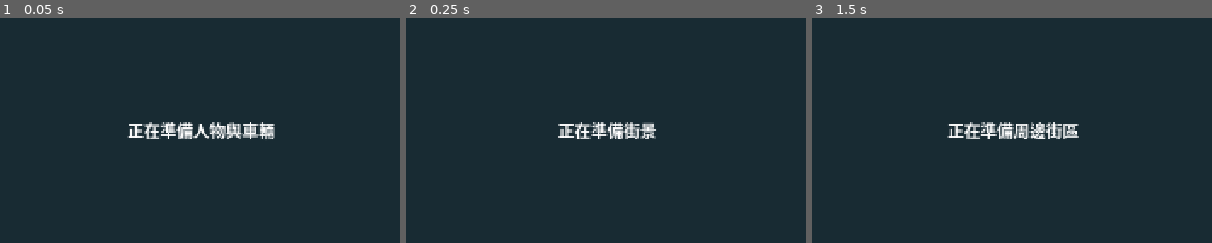
Above: before the commit, frames 1-3 (left to right).
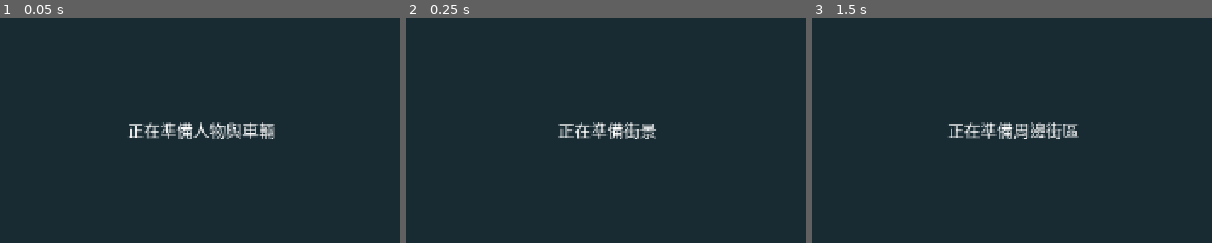
Above: after the commit, the same moments.

Repository: mars-tw/seven-district-reckoning
Game: Godot game, scene res://scenes/main.tscn
Two runs of this game, one before a commit and one after it. Both use one fixed random seed, a clock stepped at 60 frames per second and the inputs below.
Inputs (mouse positions are % of the whole screen's width and height, from its top left):
- Up to frame 1 (0.05 s): no input
- Up to frame 2 (0.25 s): no input
- Up to frame 3 (1.5 s): tap Enter at 0.5 s; move the mouse to (72, 45) at 0.52 s; hold D (move_right) 0.53-1.25 s; click (72, 45) at 0.6 s; tap R (reset_vehicle) at 1.25 s; drag from (30, 55) to (45, 70) at 1.27 s
The pictures show only the part of the screen within x 25-75%, y 25-75%; the shares and areas given below are measured in that part.

The runs differ from the first frame. In frame 1, 1.4% of the frame differs, in the area x 31-69%, y 46-54%; in frame 2, 1.0%; in frame 3, 1.4%, in the area x 33-67%, y 46-54%.

Commit message:
fix: use bundled CJK font for startup loading phases

Diff:
--- a/godot/scripts/systems/startup_progress.gd
+++ b/godot/scripts/systems/startup_progress.gd
@@ -34,6 +34,9 @@
 	panel.mouse_filter = Control.MOUSE_FILTER_STOP
 	_layer.add_child(panel)
 	_label = Label.new()
+	mark("font_load_begin")
+	_label.add_theme_font_override("font", load("res://assets/fonts/NotoSansTC-Regular.otf") as Font)
+	mark("font_load_end")
 	_label.text = PHASES[_phase]
 	_label.horizontal_alignment = HORIZONTAL_ALIGNMENT_CENTER
 	_label.vertical_alignment = VERTICAL_ALIGNMENT_CENTER
@@ -54,6 +57,7 @@
 	mark("phase")
 func first_frame() -> bool:
 	if not running(): return false
+	mark("first_frame_wait")
 	if DisplayServer.get_name() == "headless":
 		await _tree.process_frame
 		await _tree.process_frame
